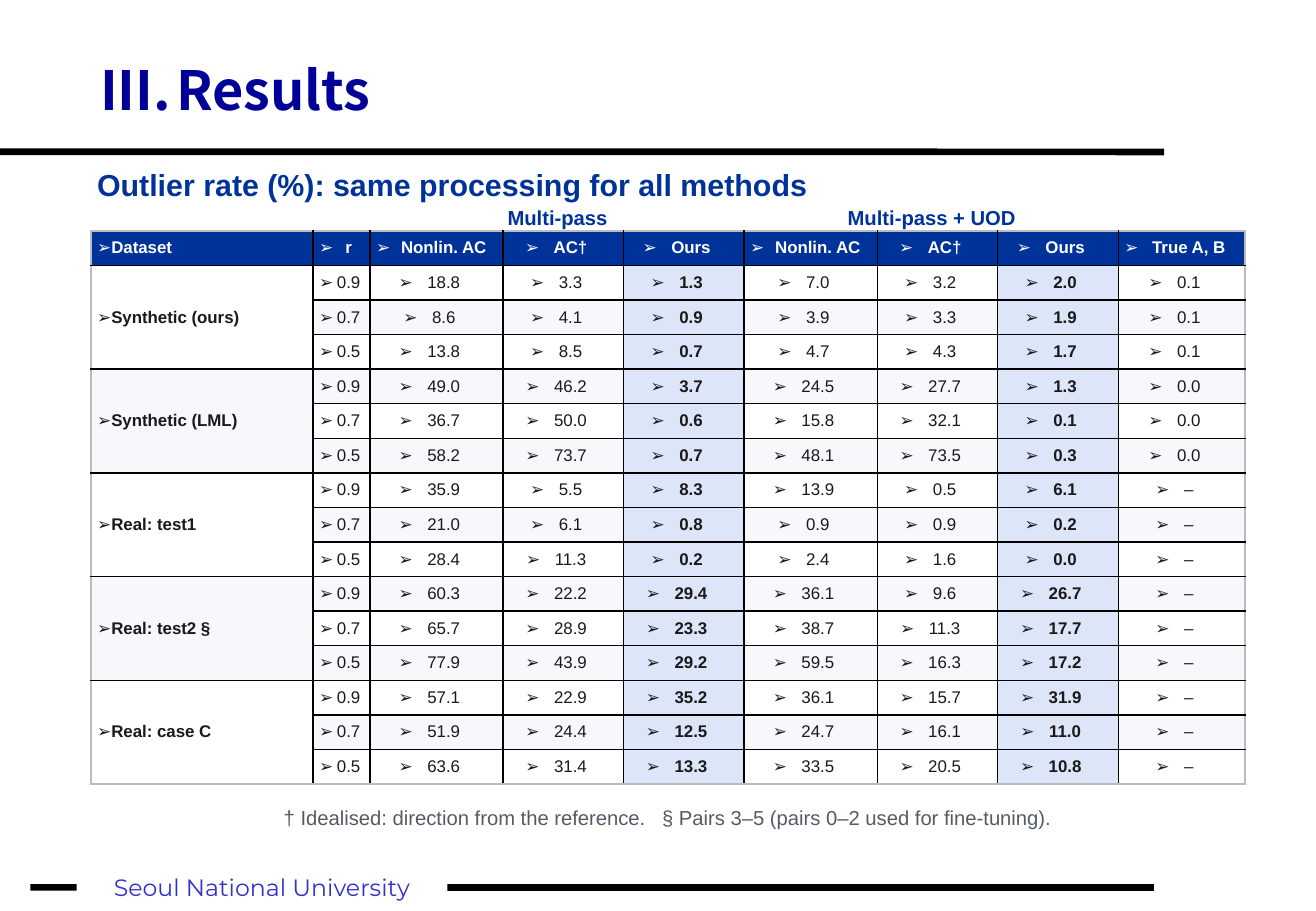
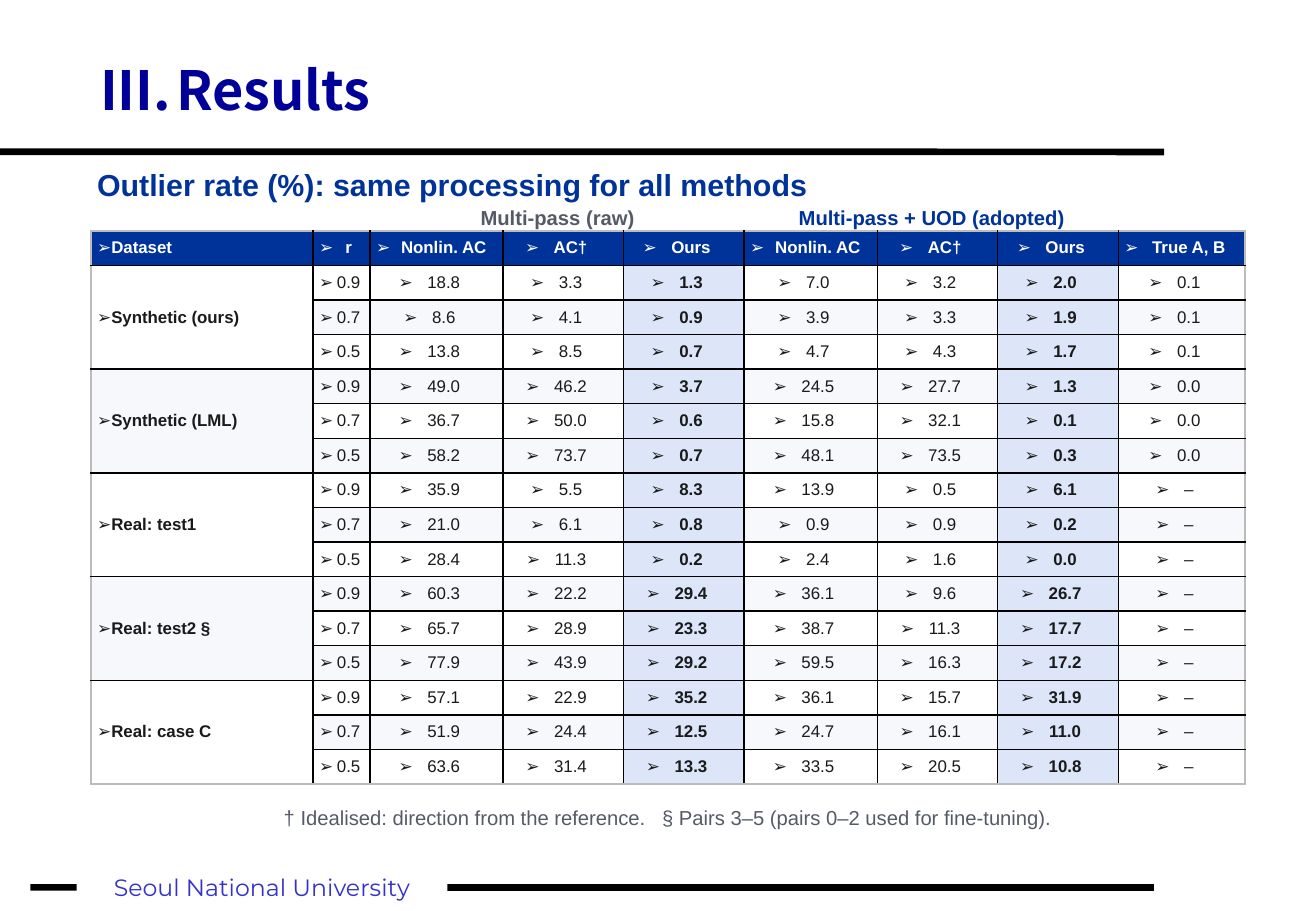
Before and after one commit to fosherrat/piv_termproject, a slide deck: slide 18 of presentation/PIV_term_project.pptx (slide 14 before the commit). Drawn at 1316x911 pixels with LibreOffice and Linux fonts; fonts in the diff are those of the drawing. Boxes give left, top, right and bottom in pixels: in the first picture for what was removed or moved away, otherwise in the second. Text is boxed around its words. In the diff, an @@ line names an element or a change of style, - is before the commit and + after.

```diff
--- a/presentation/PIV_term_project.pptx
+++ b/presentation/PIV_term_project.pptx
@@ text at box(481, 210, 634, 229): text changed; text colour #003399 to #555B66 @@
-Multi-pass
+Multi-pass (raw)
@@ text at box(799, 210, 1064, 230): text changed @@
-Multi-pass + UOD
+Multi-pass + UOD (adopted)
```
Also in this commit, not shown: 10 other slides changed, 5 slides added, 2 slides removed, 8 other files.
